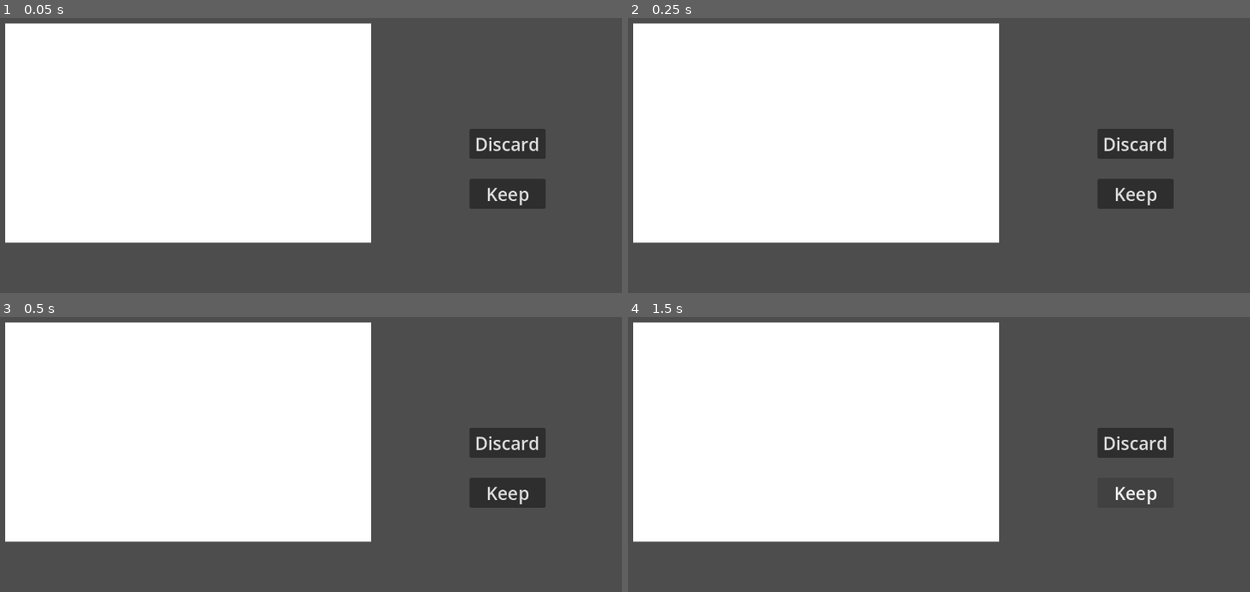
Above: before the commit, frames 1-4 (two rows, left to right).
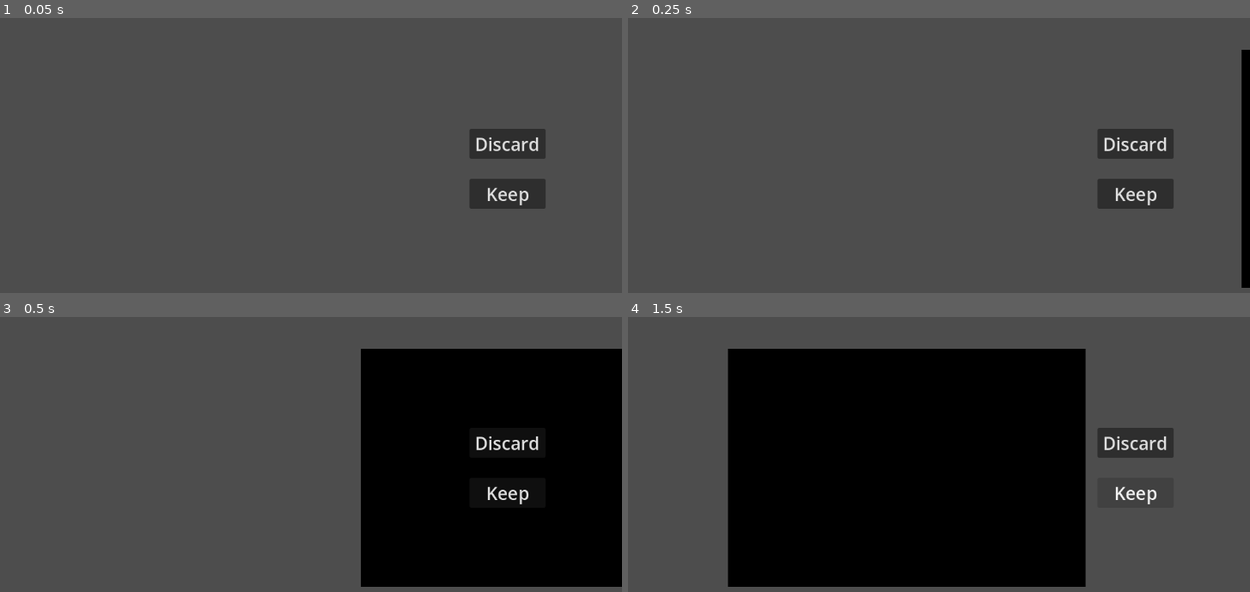
Above: after the commit, the same moments.

Repository: k3mystra/needy-college-student
Game: Godot game, scene res://memory_pick_minigame/memory_pick.tscn
Same seed, same stepped clock (60 frames per second), same inputs: the game is played once before the commit and once after it.
Inputs:
- Up to frame 1 (0.05 s): no input
- Up to frame 2 (0.25 s): no input
- Up to frame 3 (0.5 s): no input
- Up to frame 4 (1.5 s): click "Discard" at 0.5 s; click "Keep" at 1.25 s

The runs differ from the first frame. In frame 1, 47% of the frame differs, in the area x 0-60%, y 1-82%; in frame 2, 48%; in frame 3, 82%, in the area x 0-100%, y 1-99%; in frame 4, 66%.

Commit message:
feat: Make initial setup for memories minigame

Diff:
--- /dev/null
+++ b/memory_pick_minigame/memories/black.tres
@@ -0,0 +1,9 @@
+[gd_resource type="Resource" script_class="MemoryData" format=3 uid="uid://c2vldq8f4wn6u"]
+
+[ext_resource type="Script" uid="uid://dyoe3d5thysfy" path="res://memory_pick_minigame/memory_data.gd" id="1_mpbla"]
+[ext_resource type="Texture2D" uid="uid://b1eyqsvyw6yth" path="res://memory_pick_minigame/memories/black-square.png" id="2_mpbla"]
+
+[resource]
+script = ExtResource("1_mpbla")
+sprite = ExtResource("2_mpbla")
+metadata/_custom_type_script = "uid://dyoe3d5thysfy"
--- /dev/null
+++ b/memory_pick_minigame/memories/blue.tres
@@ -0,0 +1,9 @@
+[gd_resource type="Resource" script_class="MemoryData" format=3 uid="uid://ccq5tgf2v8g6r"]
+
+[ext_resource type="Script" uid="uid://dyoe3d5thysfy" path="res://memory_pick_minigame/memory_data.gd" id="1_1pyhg"]
+[ext_resource type="Texture2D" uid="uid://bbjoh55uo3i6a" path="res://memory_pick_minigame/memories/blue-square.png" id="2_1pyhg"]
+
+[resource]
+script = ExtResource("1_1pyhg")
+sprite = ExtResource("2_1pyhg")
+metadata/_custom_type_script = "uid://dyoe3d5thysfy"
--- /dev/null
+++ b/memory_pick_minigame/memories/green.tres
@@ -0,0 +1,9 @@
+[gd_resource type="Resource" script_class="MemoryData" format=3 uid="uid://btx18a2j2elw7"]
+
+[ext_resource type="Script" uid="uid://dyoe3d5thysfy" path="res://memory_pick_minigame/memory_data.gd" id="1_mtn0y"]
+[ext_resource type="Texture2D" uid="uid://dlfvvfkeu6w4t" path="res://memory_pick_minigame/memories/green-square.png" id="2_mtn0y"]
+
+[resource]
+script = ExtResource("1_mtn0y")
+sprite = ExtResource("2_mtn0y")
+metadata/_custom_type_script = "uid://dyoe3d5thysfy"
--- /dev/null
+++ b/memory_pick_minigame/memories/red.tres
@@ -0,0 +1,9 @@
+[gd_resource type="Resource" script_class="MemoryData" format=3 uid="uid://bjxxhr7c5vja3"]
+
+[ext_resource type="Script" uid="uid://dyoe3d5thysfy" path="res://memory_pick_minigame/memory_data.gd" id="1_kfuhq"]
+[ext_resource type="Texture2D" uid="uid://bc6jja46gas2s" path="res://memory_pick_minigame/memories/red-square.png" id="2_kfuhq"]
+
+[resource]
+script = ExtResource("1_kfuhq")
+sprite = ExtResource("2_kfuhq")
+metadata/_custom_type_script = "uid://dyoe3d5thysfy"
--- /dev/null
+++ b/memory_pick_minigame/memories/white.tres
@@ -0,0 +1,9 @@
+[gd_resource type="Resource" script_class="MemoryData" format=3 uid="uid://dkh1rwoe7u0w2"]
+
+[ext_resource type="Script" uid="uid://dyoe3d5thysfy" path="res://memory_pick_minigame/memory_data.gd" id="1_t8ixb"]
+[ext_resource type="Texture2D" uid="uid://bisg56bicpi82" path="res://memory_pick_minigame/memories/white-square.png" id="2_gbqrm"]
+
+[resource]
+script = ExtResource("1_t8ixb")
+sprite = ExtResource("2_gbqrm")
+metadata/_custom_type_script = "uid://dyoe3d5thysfy"
--- /dev/null
+++ b/memory_pick_minigame/memory.gd
@@ -0,0 +1,12 @@
+extends CharacterBody2D
+
+var is_wanted: bool
+
+
+func set_memory_data(memory_data: MemoryData) -> void:
+	$Sprite.texture = memory_data.sprite
+	is_wanted = memory_data.is_wanted
+
+
+func get_is_memory_wanted() -> bool:
+	return is_wanted
--- /dev/null
+++ b/memory_pick_minigame/memory.tscn
@@ -0,0 +1,17 @@
+[gd_scene format=3 uid="uid://duh22q5qswf0g"]
+
+[ext_resource type="Texture2D" uid="uid://bisg56bicpi82" path="res://memory_pick_minigame/memories/white-square.png" id="1_m5p8x"]
+[ext_resource type="Script" uid="uid://b2nwh4meqr2dy" path="res://memory_pick_minigame/memory.gd" id="1_uye3s"]
+
+[sub_resource type="RectangleShape2D" id="RectangleShape2D_m5p8x"]
+
+[node name="Memory" type="CharacterBody2D" unique_id=125748727]
+script = ExtResource("1_uye3s")
+
+[node name="Sprite" type="Sprite2D" parent="." unique_id=1137044363]
+scale = Vector2(6, 4)
+texture = ExtResource("1_m5p8x")
+
+[node name="CollisionShape" type="CollisionShape2D" parent="." unique_id=1098724773]
+scale = Vector2(2.9999957, 2.3199995)
+shape = SubResource("RectangleShape2D_m5p8x")
--- /dev/null
+++ b/memory_pick_minigame/memory_data.gd
@@ -0,0 +1,10 @@
+class_name MemoryData
+extends Resource
+
+@export var sprite: Texture2D
+@export var is_wanted: bool
+
+
+func _init(p_sprite = null, p_isWanted = false) -> void:
+	sprite = p_sprite
+	is_wanted = p_isWanted
--- /dev/null
+++ b/memory_pick_minigame/memory_data.tres
@@ -0,0 +1,6 @@
+[gd_resource type="Resource" script_class="MemoryData" format=3 uid="uid://cp10mgexogetr"]
+
+[ext_resource type="Script" uid="uid://dyoe3d5thysfy" path="res://memory_pick_minigame/memory_data.gd" id="1_c4g3y"]
+
+[resource]
+script = ExtResource("1_c4g3y")
--- a/memory_pick_minigame/memory_pick.gd
+++ b/memory_pick_minigame/memory_pick.gd
@@ -1 +1,67 @@
 extends Node
+
+enum memory_pick_state { SWITCHING, IDLE, END }
+
+@export var memory_data_array: Array[MemoryData]
+@export var memory_scene: PackedScene
+
+const MEMORY_SPRITE_HALF_WIDTH = 300
+
+@onready var screen_size = get_viewport().get_visible_rect().size
+
+var memory_index = 0
+var current_state = memory_pick_state.SWITCHING
+var current_memory
+
+
+func _ready() -> void:
+	cycle_memory()
+
+
+func _on_keep_btn_pressed() -> void:
+	if current_state != memory_pick_state.IDLE:
+		return
+
+	if !current_memory.get_is_memory_wanted():
+		# Call dialog to give impression that the character want to discard the memory
+		resist_action()
+		return
+
+	cycle_memory()
+
+
+func _on_discard_btn_pressed() -> void:
+	if current_state != memory_pick_state.IDLE:
+		return
+
+	if current_memory.get_is_memory_wanted():
+		# Call dialog to give impression that the character want to keep the memory
+		resist_action()
+		return
+
+
+func cycle_memory() -> void:
+	current_state = memory_pick_state.SWITCHING
+	var memory_instance = memory_scene.instantiate()
+	memory_instance.position = Vector2(screen_size.x + MEMORY_SPRITE_HALF_WIDTH, screen_size.y / 2)
+	memory_instance.set_memory_data(memory_data_array[memory_index])
+	current_memory = memory_instance
+	add_child(memory_instance)
+
+	# Animate position to center of screen
+	var tween = get_tree().create_tween()
+	tween.tween_property(memory_instance, "position", Vector2(screen_size.x / 2, screen_size.y / 2), 1.0).set_trans(Tween.TRANS_QUINT)
+
+	memory_index += 1
+
+	if memory_index == memory_data_array.size():
+		end_game()
+	current_state = memory_pick_state.IDLE
+
+
+func resist_action() -> void:
+	pass
+
+
+func end_game() -> void:
+	current_state = memory_pick_state.END
--- a/memory_pick_minigame/memory_pick.tscn
+++ b/memory_pick_minigame/memory_pick.tscn
@@ -1,23 +1,18 @@
 [gd_scene format=3 uid="uid://dxtneicd1ti3h"]
 
-[ext_resource type="Texture2D" uid="uid://bisg56bicpi82" path="res://memory_pick_minigame/white-square.png" id="1_pyxjy"]
-
-[sub_resource type="RectangleShape2D" id="RectangleShape2D_4lndx"]
-size = Vector2(100, 100)
+[ext_resource type="Script" uid="uid://ctwoho7ai73b7" path="res://memory_pick_minigame/memory_pick.gd" id="1_pyxjy"]
+[ext_resource type="PackedScene" uid="uid://duh22q5qswf0g" path="res://memory_pick_minigame/memory.tscn" id="2_4lndx"]
+[ext_resource type="Script" uid="uid://dyoe3d5thysfy" path="res://memory_pick_minigame/memory_data.gd" id="2_d77l3"]
+[ext_resource type="Resource" uid="uid://c2vldq8f4wn6u" path="res://memory_pick_minigame/memories/black.tres" id="3_d7u6o"]
+[ext_resource type="Resource" uid="uid://ccq5tgf2v8g6r" path="res://memory_pick_minigame/memories/blue.tres" id="4_y6yek"]
+[ext_resource type="Resource" uid="uid://btx18a2j2elw7" path="res://memory_pick_minigame/memories/green.tres" id="5_evonj"]
+[ext_resource type="Resource" uid="uid://bjxxhr7c5vja3" path="res://memory_pick_minigame/memories/red.tres" id="6_13c6v"]
+[ext_resource type="Resource" uid="uid://dkh1rwoe7u0w2" path="res://memory_pick_minigame/memories/white.tres" id="7_b3f6d"]
 
 [node name="MemoryPick" type="Node" unique_id=1005337355]
-
-[node name="Memory" type="CharacterBody2D" parent="." unique_id=1757956081]
-position = Vector2(423.99994, 264)
-scale = Vector2(1.0087293, 1.022573)
-
-[node name="Sprite" type="Sprite2D" parent="Memory" unique_id=844501846]
-position = Vector2(7.915497e-05, -1.1444092e-05)
-scale = Vector2(6.0886846, 3.6041596)
-texture = ExtResource("1_pyxjy")
-
-[node name="CollisionShape2D" type="CollisionShape2D" parent="Memory" unique_id=1276315604]
-shape = SubResource("RectangleShape2D_4lndx")
+script = ExtResource("1_pyxjy")
+memory_data_array = Array[ExtResource("2_d77l3")]([ExtResource("3_d7u6o"), ExtResource("4_y6yek"), ExtResource("5_evonj"), ExtResource("6_13c6v"), ExtResource("7_b3f6d")])
+memory_scene = ExtResource("2_4lndx")
 
 [node name="UI" type="CanvasLayer" parent="." unique_id=1666907676]
 
@@ -41,3 +36,6 @@
 layout_mode = 2
 theme_override_font_sizes/font_size = 30
 text = "Keep"
+
+[connection signal="pressed" from="UI/VBoxContainer/DiscardBtn" to="." method="_on_discard_btn_pressed"]
+[connection signal="pressed" from="UI/VBoxContainer/MarginContainer/KeepBtn" to="." method="_on_keep_btn_pressed"]
Binary file added: memory_pick_minigame/memories/black-square.png
Not shown, changed: memory_pick_minigame/memories/black-square.png.import
Binary file added: memory_pick_minigame/memories/blue-square.png
Not shown, added: memory_pick_minigame/memories/blue-square.png.import
Binary file added: memory_pick_minigame/memories/green-square.png
Not shown, added: memory_pick_minigame/memories/green-square.png.import
Binary file added: memory_pick_minigame/memories/red-square.png
Not shown, added: memory_pick_minigame/memories/red-square.png.import
Renamed: memory_pick_minigame/white-square.png -> memory_pick_minigame/memories/white-square.png
Not shown, added: memory_pick_minigame/memories/white-square.png.import
Not shown, added: memory_pick_minigame/memory.gd.uid
Not shown, added: memory_pick_minigame/memory_data.gd.uid
